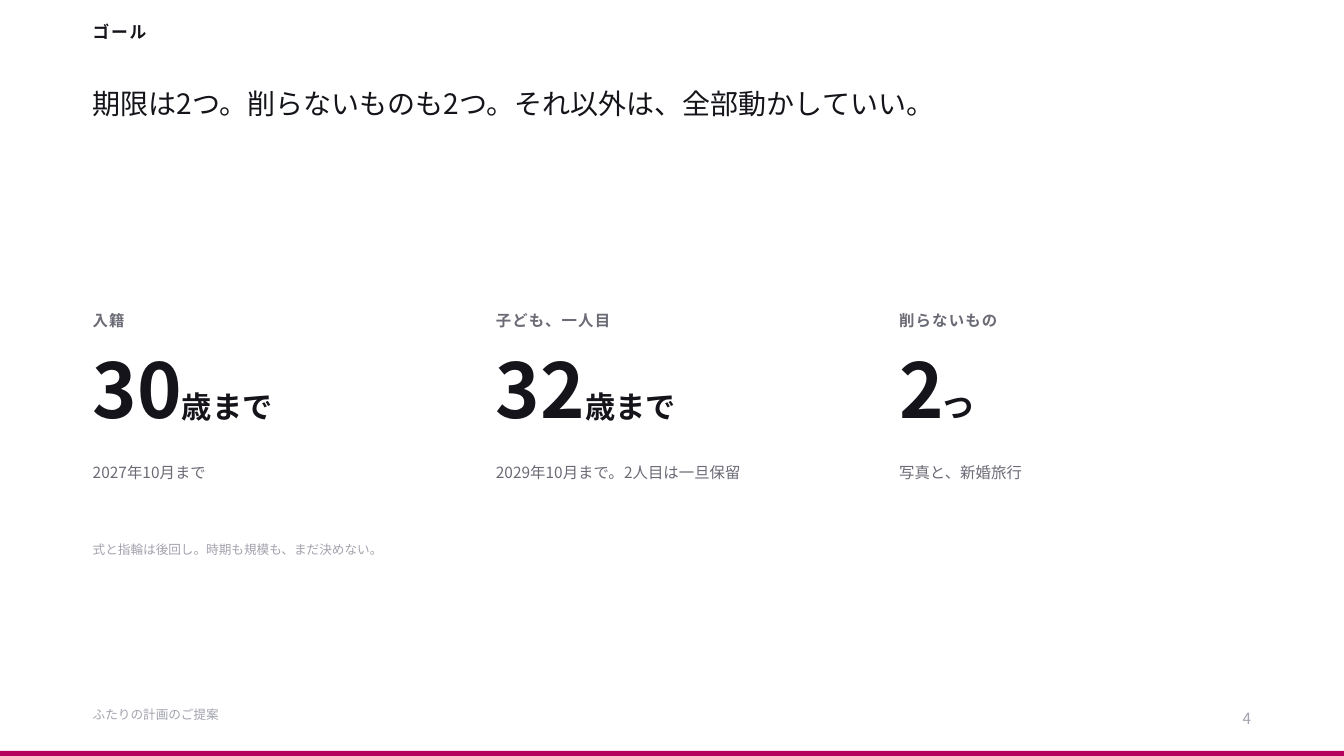
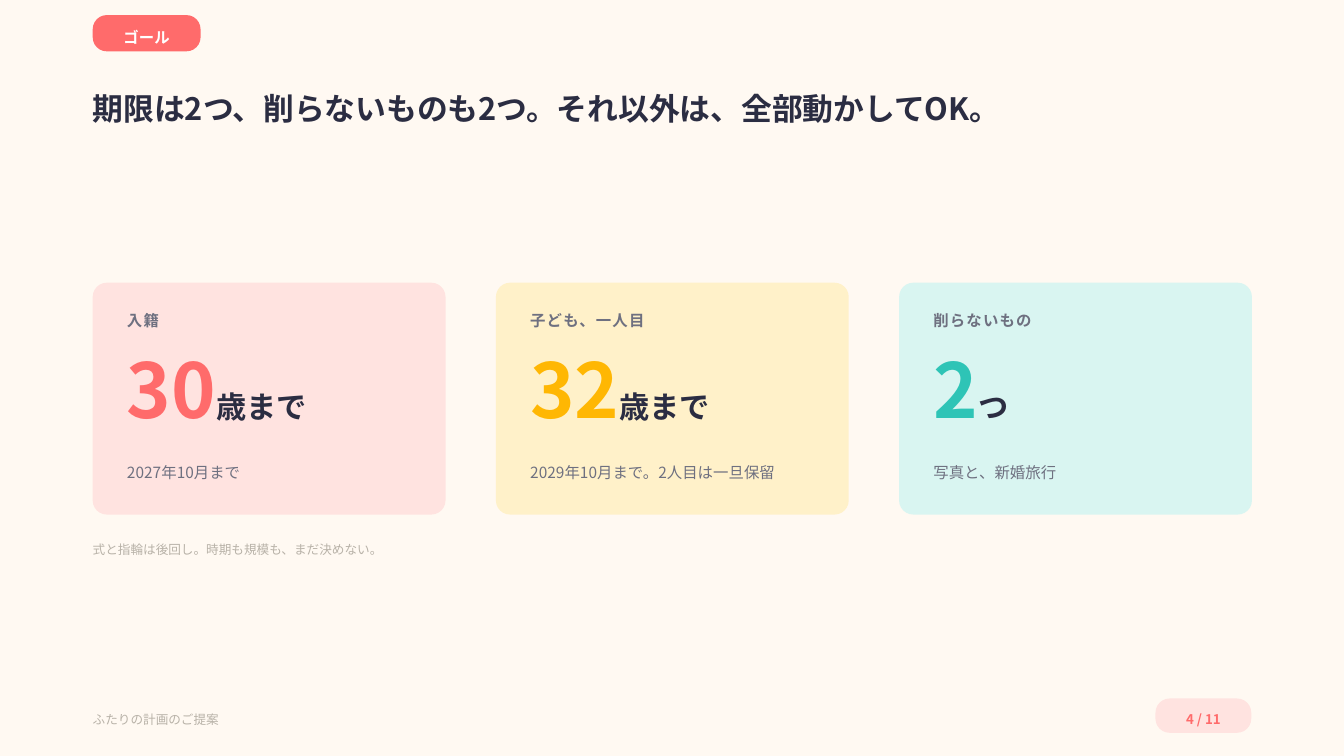
Before and after one commit to ayaka1933-glitch/portfolio, a slide deck: slide 4 of proposal/ふたりの計画のご提案.pptx. Drawn at 1344x756 pixels with LibreOffice and Linux fonts; fonts in the diff are those of the drawing. Boxes give left, top, right and bottom in pixels: in the first picture for what was removed or moved away, otherwise in the second. Text is boxed around its words. In the diff, an @@ line names an element or a change of style, - is before the commit and + after.

```diff
--- a/proposal/ふたりの計画のご提案.pptx
+++ b/proposal/ふたりの計画のご提案.pptx
@@ background #FFFFFF to #FFF9F2 @@
@@ rounded rectangle "ゴール": place and size @@
-rounded rectangle "ゴール" at [93,23,147,39]
+rounded rectangle "ゴール" at [93,15,201,51]
@@ rounded rectangle "ゴール" at [93,15,201,51]: size 12 to 11 pt, text colour #14141A to #FFFFFF, letter spacing 1.2 to 0 pt; alignment left to centre; vertical alignment top to middle; fill none to #FF6B6B @@
@@ text at [93,93,1001,123]: text changed; size 20 to 22 pt; text colour #14141A to #2B2D42; bold on @@
-期限は2つ。削らないものも2つ。それ以外は、全部動かしていい。
+期限は2つ、削らないものも2つ。それ以外は、全部動かしてOK。
@@ rounded rectangle added at [93,283,446,515], fill #FFE3E0 @@
@@ rounded rectangle added at [496,283,849,515], fill #FFF1C9 @@
@@ rounded rectangle added at [899,283,1252,515], fill #D9F5F1 @@
@@ text colour #6B6B76 to #6E7080 in 6 elements at [127,465,240,479], [530,465,775,479], [933,465,1056,479], [530,313,644,328], [933,313,1031,328], [127,313,159,328] @@
@@ text "入籍": place and size @@
-text "入籍" at [93,313,125,328]
+text "入籍" at [127,313,159,328]
@@ text "子ども、一人目": place and size @@
-text "子ども、一人目" at [496,313,610,328]
+text "子ども、一人目" at [530,313,644,328]
@@ text "削らないもの": place and size @@
-text "削らないもの" at [899,313,997,328]
+text "削らないもの" at [933,313,1031,328]
@@ text "30歳まで": place and size @@
-text "30歳まで" at [93,343,446,444]
+text "30歳まで" at [127,343,411,444]
@@ text "30歳まで" at [127,343,411,444]: text colour #14141A to #FF6B6B, text colour #14141A to #2B2D42 in "30歳まで" @@
@@ text "32歳まで": place and size @@
-text "32歳まで" at [496,343,849,444]
+text "32歳まで" at [530,343,815,444]
@@ text "32歳まで" at [530,343,815,444]: text colour #14141A to #FFB703, text colour #14141A to #2B2D42 in "32歳まで" @@
@@ text "2つ": place and size @@
-text "2つ" at [899,343,1252,444]
+text "2つ" at [934,343,1218,444]
@@ text "2つ" at [934,343,1218,444]: text colour #14141A to #2EC4B6, text colour #14141A to #2B2D42 in "2つ" @@
@@ text "2027年10月まで": place and size @@
-text "2027年10月まで" at [93,465,206,479]
+text "2027年10月まで" at [127,465,240,479]
@@ text "2029年10月まで。2人目は一旦保留": place and size @@
-text "2029年10月まで。2人目は一旦保留" at [496,465,741,479]
+text "2029年10月まで。2人目は一旦保留" at [530,465,775,479]
@@ text "写真と、新婚旅行": place and size @@
-text "写真と、新婚旅行" at [899,465,1022,479]
+text "写真と、新婚旅行" at [933,465,1056,479]
@@ text "式と指輪は後回し。時期も規模も、まだ決めない。" at [93,543,383,555]: text colour #A3A3AE to #B8B2A8 @@
@@ text "ふたりの計画のご提案" at [93,714,219,725]: text colour #A3A3AE to #B8B2A8 @@
@@ rounded rectangle "4 / 11": place and size @@
-rounded rectangle "4 / 11" at [1243,713,1252,724]
+rounded rectangle "4 / 11" at [1155,699,1251,733]
@@ rounded rectangle "4 / 11" at [1155,699,1251,733]: vertical alignment top to middle; fill none to #FFE3E0 @@
@@ text in rounded rectangle at [1186,714,1221,724]: text changed; size 11 to 9.5 pt; text colour #A3A3AE to #FF6B6B; bold on @@
-4
+4 / 11
@@ rectangle removed at [0,751,1344,756] @@
```
Also in this commit, not shown: 8 other slides changed, 2 slides added, 1 slide removed, 4 other files.
